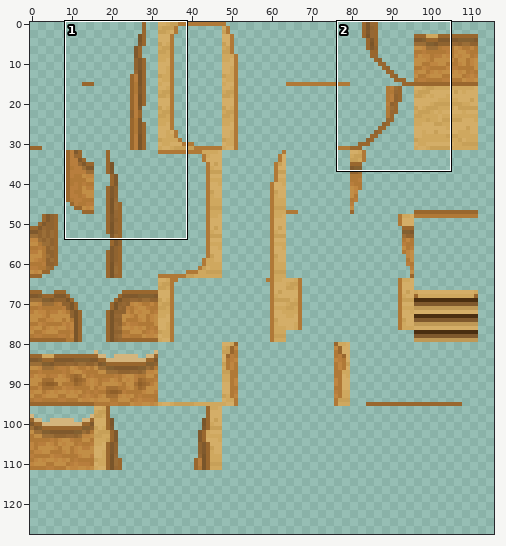
A sprite sheet gets an edit: zeldalike/dialogue_test/lower_walls.png. The first picture is a wide view before the edit; the outline marks the close-up.
Close-up. Earlier state:
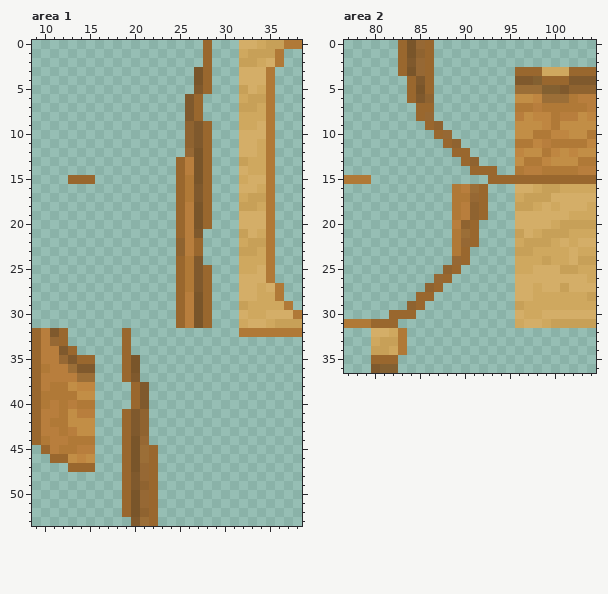
The file is 128x128 pixels. Colours within 5 levels of each other are drawn and written as one. Shown: area 1: x 9..38, y 0..53; area 2: x 77..104, y 0..36. The wide view leaves out empty margins. The commit also changed other parts of the picture, which this record leaves out.
After:
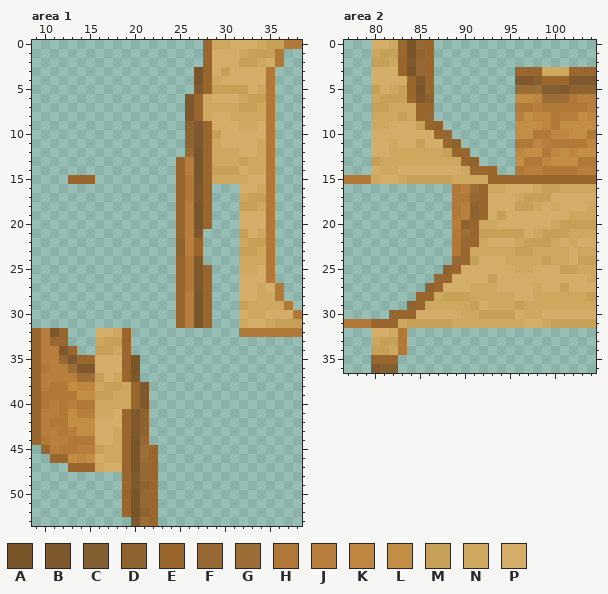
Palette (. is transparent): A #79552a  B #7f592d  C #836031  D #8f6330  E #99672e  F #966834  G #9b6e37  H #b07937  J #b87e3d  K #bf8641  L #c28e46  M #c7a058  N #cfa85f  P #d4ae68
Difference:
Area 1:
y 0: x 29..31 ... -> NNP
y 1..2: x 29..31 ... -> PPP
y 3: x 29..31 ... -> PMP
y 4: x 29..31 ... -> NPP
y 5: x 29..31 ... -> MMM
y 6: x 28..31 .... -> NPPP
y 7: x 28..31 .... -> NNNN
y 8: x 28..31 .... -> NPPN
y 9: x 29..31 ... -> PPP
y 10: x 29..31 ... -> MPP
y 11: x 29..31 ... -> NPP
y 12..13: x 29..31 ... -> NNN
y 14: x 29..31 ... -> MMM
y 15: x 29..31 ... -> NNN
y 32: x 16..18 ... -> PPN
y 33: x 16..18 ... -> NMM
y 34: x 16..18 ... -> MMN
y 35..36: x 16..18 ... -> PPP
y 37: x 16..18 ... -> MPN
y 38: x 16..19 .... -> NMMN
y 39: x 16..19 .... -> MMNN
y 40: x 16..19 .... -> NNNN
y 41: x 16..18 ... -> NNP
y 42: x 16..18 ... -> PPP
y 43..44: x 16..18 ... -> PPN
y 45: x 16..18 ... -> MNN
y 46: x 16..18 ... -> PNN
y 47: x 16..18 ... -> NPP
Area 2:
y 0: x 80..82 ... -> PPN
y 1: x 80..82 ... -> NMM
y 2: x 80..82 ... -> MMN
y 3: x 80..82 ... -> PPP
y 4: x 80..83 .... -> PPPP
y 5: x 80..83 .... -> MPNM
y 6: x 80..83 .... -> NMMM
y 7: x 80..84 ..... -> MMNNN
y 8: x 80..84 ..... -> NNNMN
y 9: x 80..85 ...... -> NNPPPM
y 10: x 80..86 ....... -> PPPPPPP
y 11: x 80..87 ........ -> PPNPPMPP
y 12: x 80..88 ......... -> PPNNNNNNM
y 13: x 80..89 .......... -> MNNNNNNNNN
y 14: x 80..90 ........... -> PNNPPPPPPPN
y 15: x 80..92 ............. -> NPPNMMMMMNNNN
y 16: x 93..95 ... -> NNP
y 17..18: x 93..95 ... -> PPP
y 19: x 93..95 ... -> PMP
y 20: x 92..95 .... -> NNPP
y 21: x 92..95 .... -> MMMM
y 22: x 92..95 .... -> NPPP
y 23: x 91..95 ..... -> NNNNN
y 24: x 91..95 ..... -> MPPPN
y 25: x 90..95 ...... -> PPPPPP
y 26: x 89..95 ....... -> PPPPMPP
y 27: x 88..95 ........ -> PPPNNNPP
y 28: x 87..95 ......... -> NMMMNNNNN
y 29: x 86..95 .......... -> NNNNNMPNNN
y 30: x 85..95 ........... -> PPPPPNNMMMM
y 31: x 83..95 ............. -> NMMMMMNNNNNNN
Pixel boxes of the changes (left, top, right, bottom) in both close-ups:
added: (203, 40, 239, 184)
added: (95, 328, 131, 472)
added: (371, 40, 515, 328)
